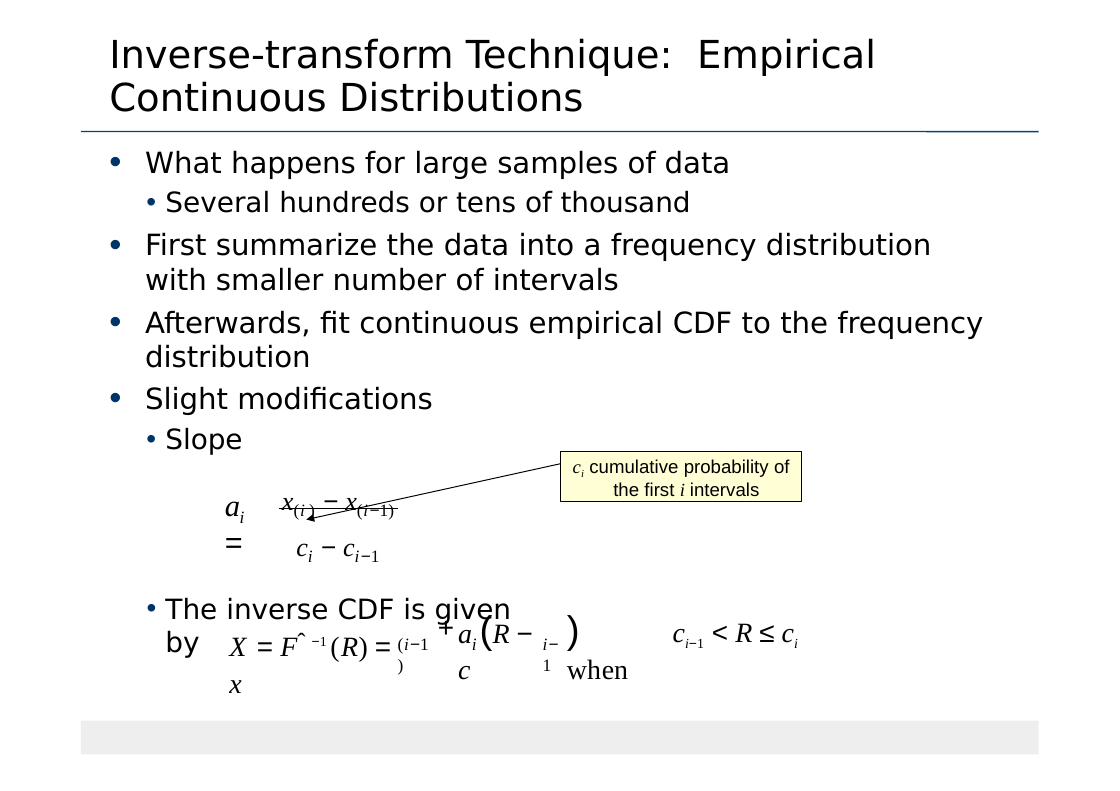
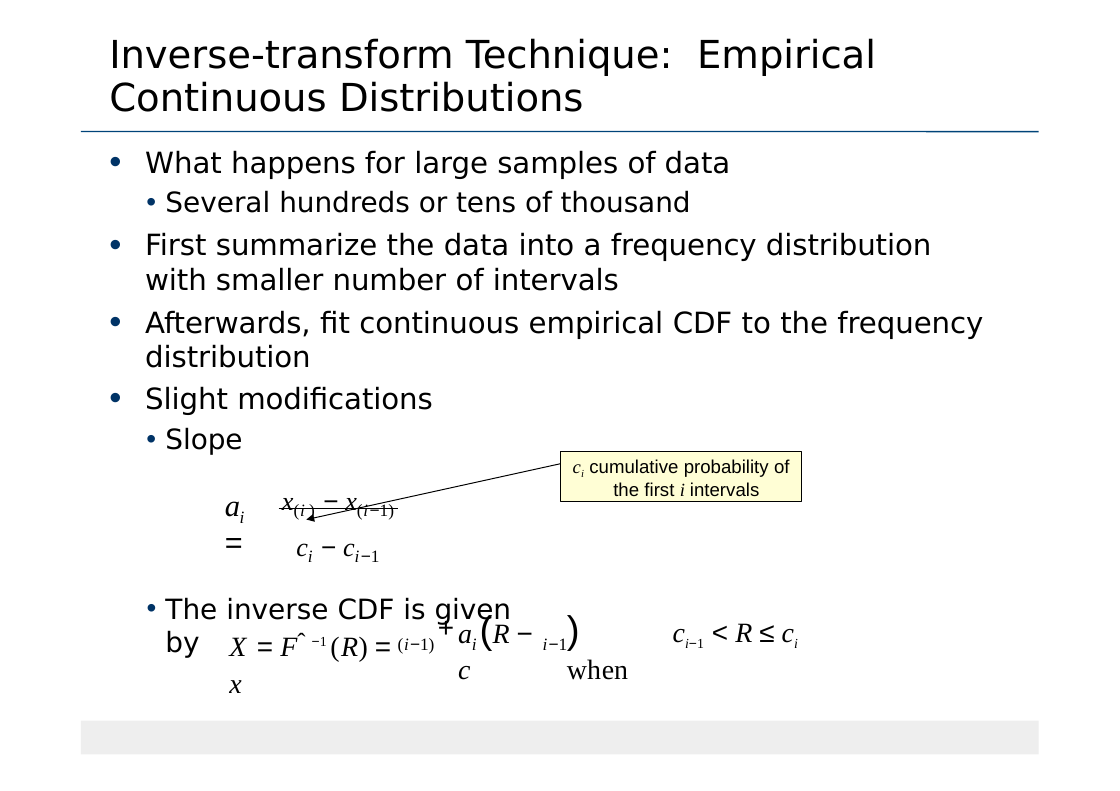
Before and after one commit to Sourabhsk870/6TH-SEM-NOTES, a slide deck: slide 22 of 18CS645/MODULE 3/Random Number-Variate generation-correct.pptx (slide 25 before the commit). Drawn at 1120x791 pixels with LibreOffice and Linux fonts; fonts in the diff are those of the drawing. Boxes give left, top, right and bottom in pixels: in the first picture for what was removed or moved away, otherwise in the second. Text is boxed around its words. In the diff, an @@ line names an element or a change of style, - is before the commit and + after.

```diff
--- a/18CS645/MODULE 3/Random Number-Variate generation-correct.pptx
+++ b/18CS645/MODULE 3/Random Number-Variate generation-correct.pptx
@@ text "(i−1)" rewrapped from bbox=[398, 638, 429, 654] to bbox=[398, 638, 435, 654] @@
@@ text "i−1" rewrapped from bbox=[543, 638, 559, 671] to bbox=[543, 638, 568, 651] @@
```
Also in this commit, not shown: 13 other slides changed, 1 slide added, 3 slides removed.
